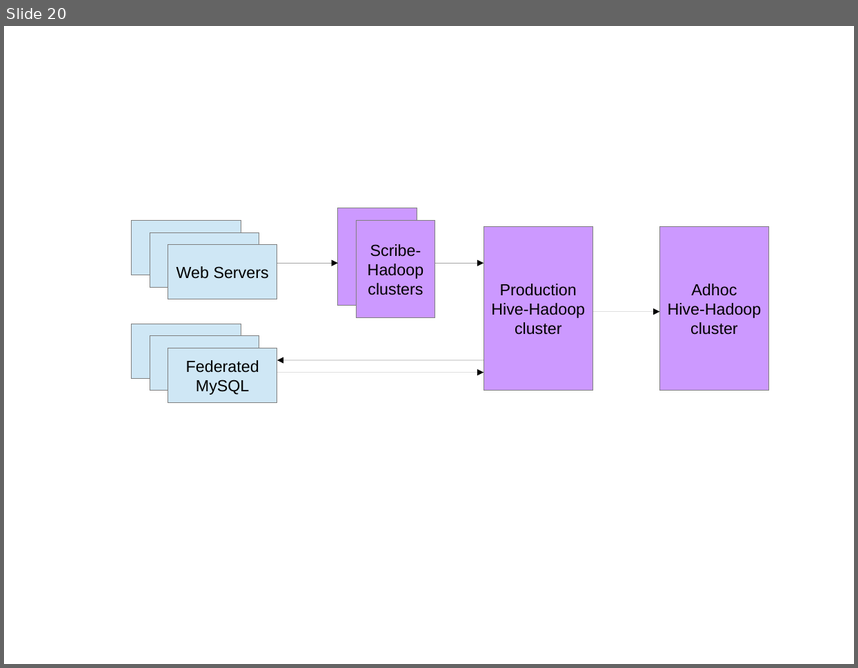
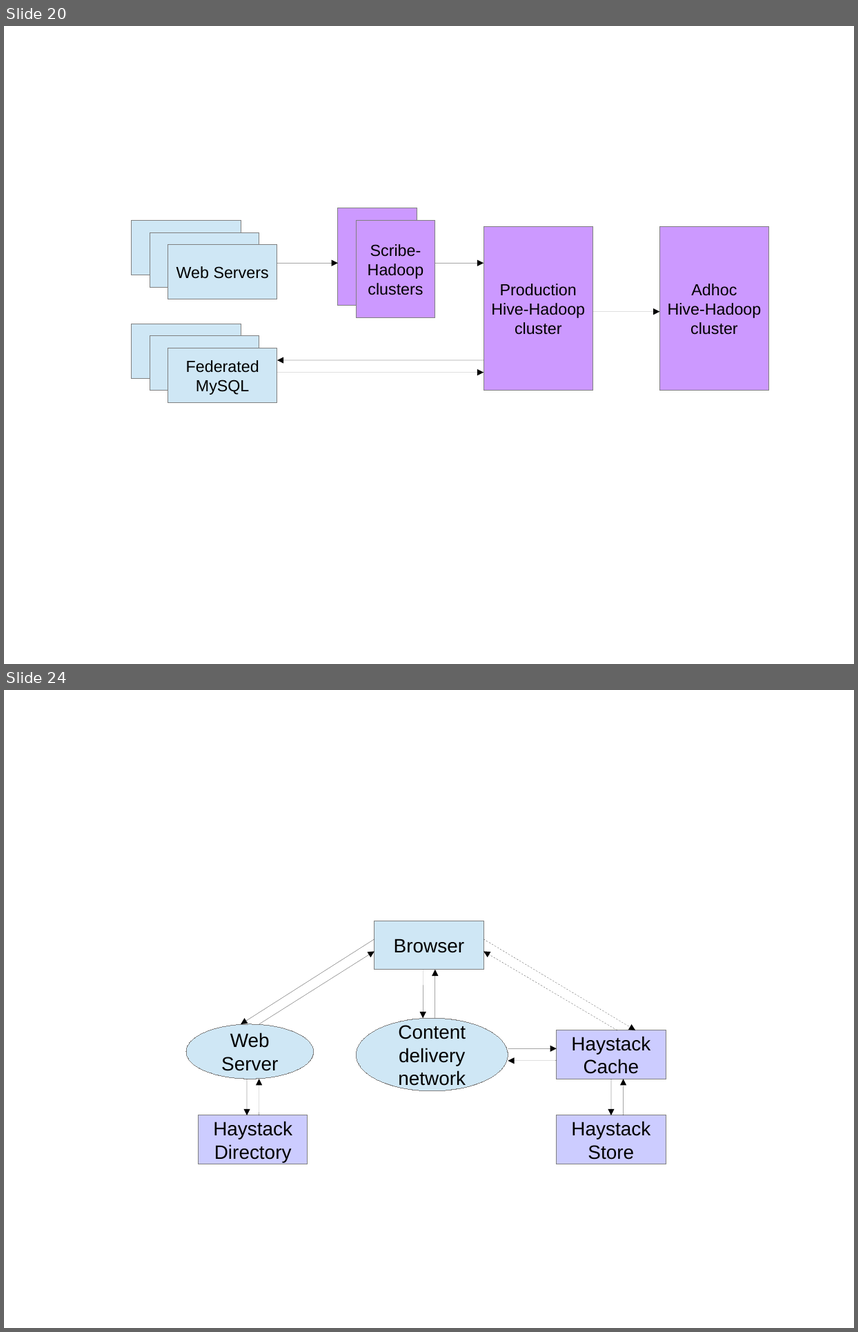
Before and after one commit to Visorgood/LambdaThesis, a slide deck: Thesis/thesis_template/images/Thesis_Images.odp. Shown one above the other, each under a label of ours: slide 20 before the commit, slides 20 and 24 after it; the slides between them are not shown. The pictures are 858x668 and 858x1332 pixels, drawn with LibreOffice and Linux fonts; fonts in the diff are those of the drawing. Boxes give left, top, right and bottom in pixels: in the first picture for what was removed or moved away, otherwise in the second. Text is boxed around its words. In the diff, an @@ line names an element or a change of style, - is before the commit and + after.

```diff
--- a/Thesis/thesis_template/images/Thesis_Images.odp
+++ b/Thesis/thesis_template/images/Thesis_Images.odp
@@ slide 24 added at (4,690,854,1328), background #FFFFFF @@
@@ rectangle added at (375,920,484,969), fill #CFE7F5, outline #808080 0 pt, 18 pt, text #000000 @@
+Browser
@@ arrow added from (375, 939) to (241, 1024), #000000 0 pt @@
@@ arrow added from (259, 1024) to (375, 952), #000000 0 pt @@
@@ arrow added from (484, 939) to (636, 1030), #000000 0 pt @@
@@ arrow added from (617, 1030) to (484, 952), #000000 0 pt @@
@@ arrow added from (423, 969) to (423, 1018), #000000 0 pt @@
@@ arrow added from (435, 1018) to (435, 969), #000000 0 pt @@
@@ ellipse added at (357,1018,508,1090), fill #CFE7F5, outline #808080 0 pt, 18 pt, text #000000 @@
+Content
+delivery
+network
@@ ellipse added at (186,1024,313,1078), fill #CFE7F5, outline #808080 0 pt, 18 pt, text #000000 @@
+Web Server
@@ rectangle added at (557,1030,666,1078), fill #CCCCFF, outline #808080 0 pt, 18 pt, text #000000 @@
+Haystack
+Cache
@@ arrow added from (508, 1049) to (557, 1049), #000000 0 pt @@
@@ arrow added from (557, 1061) to (508, 1061), #000000 0 pt @@
@@ arrow added from (247, 1078) to (247, 1115), #000000 0 pt @@
@@ arrow added from (259, 1115) to (259, 1078), #000000 0 pt @@
@@ arrow added from (611, 1078) to (611, 1115), #000000 0 pt @@
@@ arrow added from (624, 1115) to (624, 1078), #000000 0 pt @@
@@ rectangle added at (199,1115,308,1163), fill #CCCCFF, outline #808080 0 pt, 18 pt, text #000000 @@
+Haystack
+Directory
@@ rectangle added at (557,1115,666,1163), fill #CCCCFF, outline #808080 0 pt, 18 pt, text #000000 @@
+Haystack
+Store
```
Also in this commit, not shown: 3 other slides added, 11 other files.
